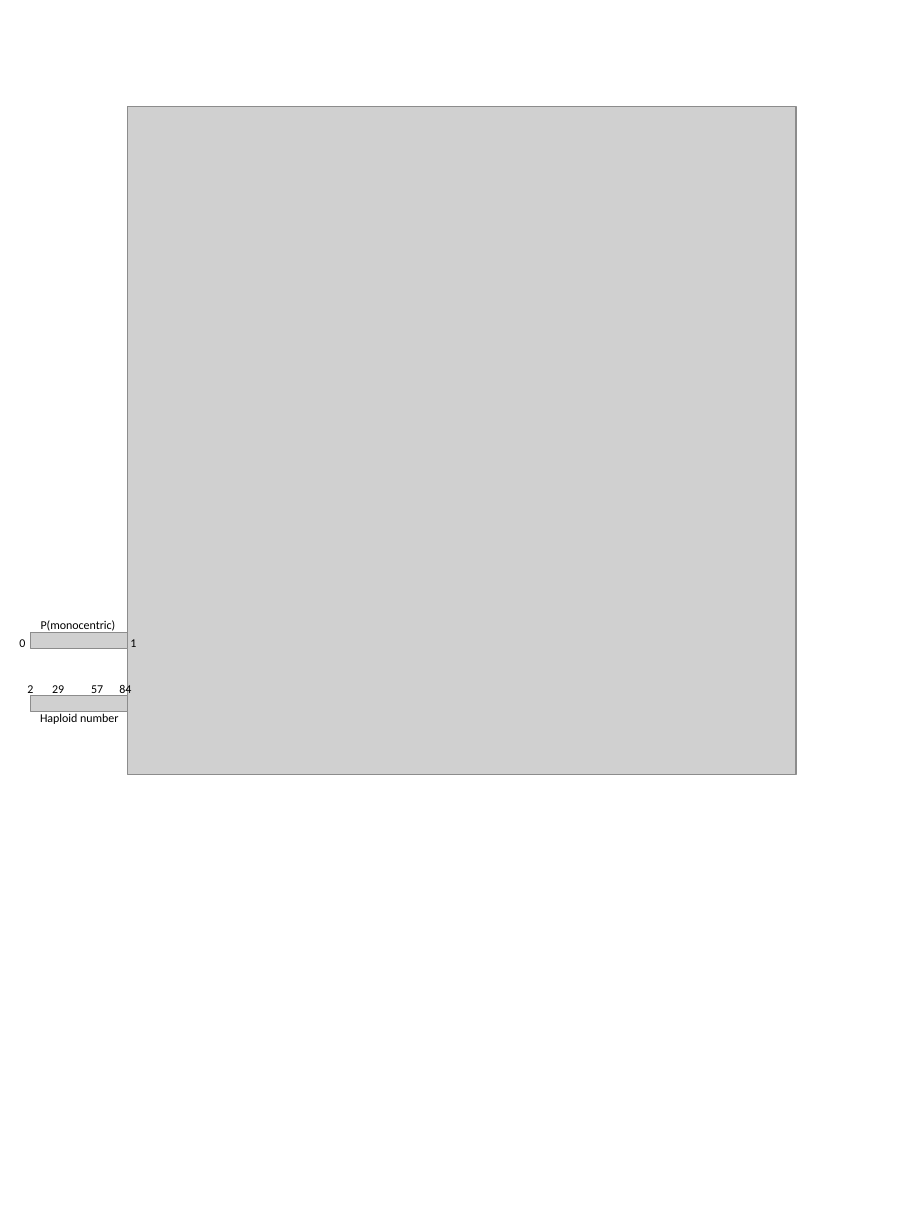
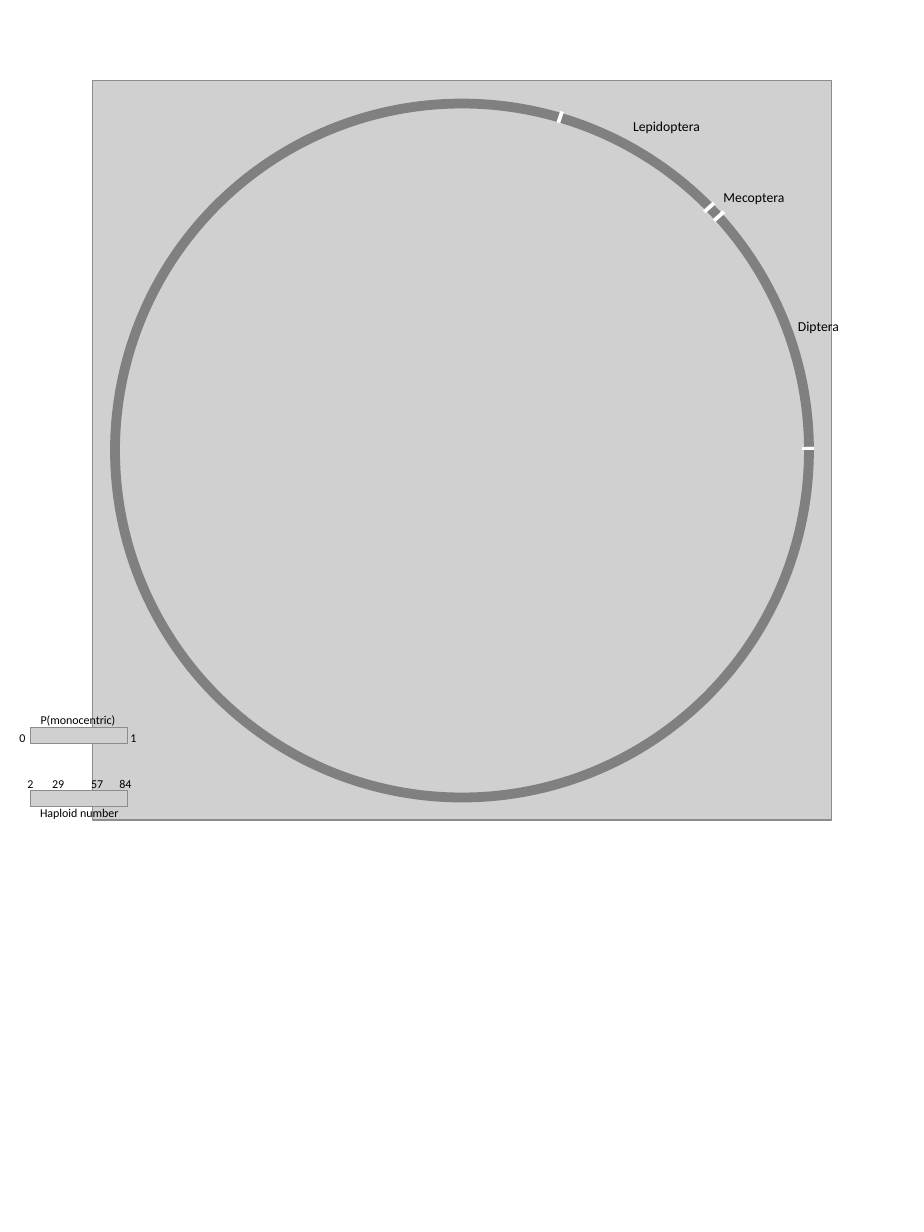
Before and after one commit to coleoguy/holocentric, a slide deck: slide 1 of figures/phylo.data.pptx. Drawn at 924x1232 pixels with LibreOffice and Linux fonts; fonts in the diff are those of the drawing; grey boxes stand for pictures. Boxes give left, top, right and bottom in pixels: in the first picture for what was removed or moved away, otherwise in the second. Text is boxed around its words. In the diff, an @@ line names an element or a change of style, - is before the commit and + after.

```diff
--- a/figures/phylo.data.pptx
+++ b/figures/phylo.data.pptx
@@ picture: place and size @@
-picture at (128, 106, 796, 774)
+picture at (92, 81, 832, 821)
@@ arch (boxed as its full ring) added at (110, 99, 813, 802), fill #808080 @@
@@ line added from (558, 123) to (562, 112), #FFFFFF 2.25 pt @@
@@ text added at (633, 121, 700, 133), 8 pt, text #000000 @@
+Lepidoptera
@@ line added from (705, 212) to (715, 203), #FFFFFF 2.25 pt @@
@@ text added at (723, 193, 784, 204), 8 pt, text #000000 @@
+Mecoptera
@@ line added from (715, 221) to (724, 212), #FFFFFF 2.25 pt @@
@@ text added at (798, 320, 839, 336), 8 pt, text #000000 @@
+Diptera
@@ line added from (802, 448) to (814, 448), #FFFFFF 2.25 pt @@
@@ 2 pictures, 2 texts: place and size @@
-2 pictures, 2 texts at (19, 620, 136, 724)
+2 pictures, 2 texts at (19, 714, 136, 821)
```
Also in this commit, not shown: 7 other files.
